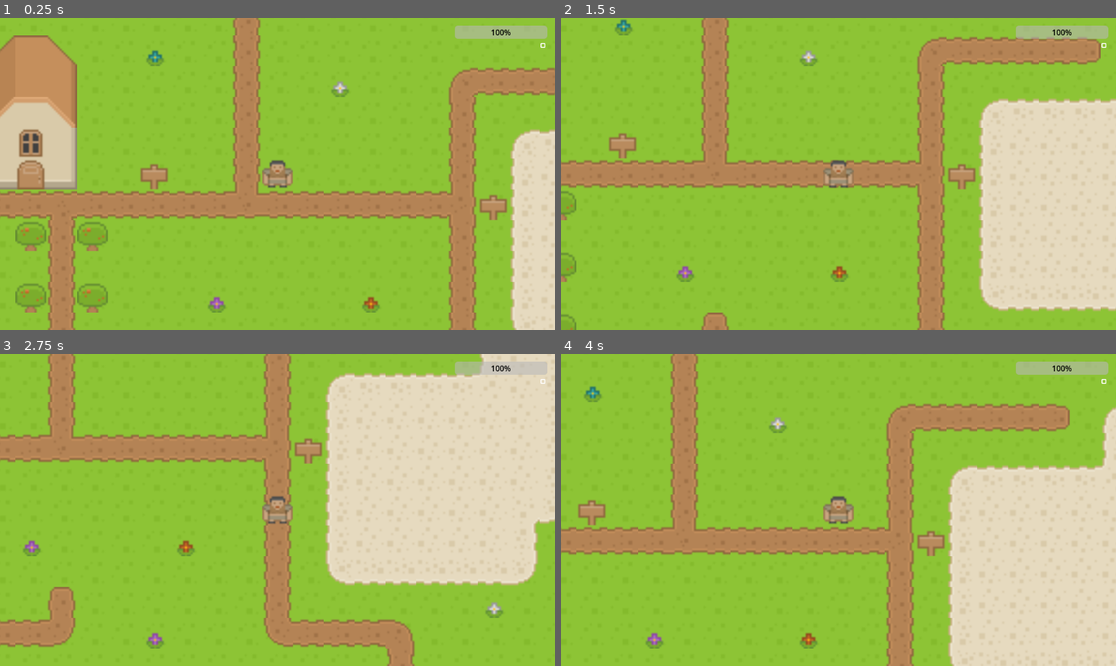
Above: before the commit, frames 1-4 (two rows, left to right).
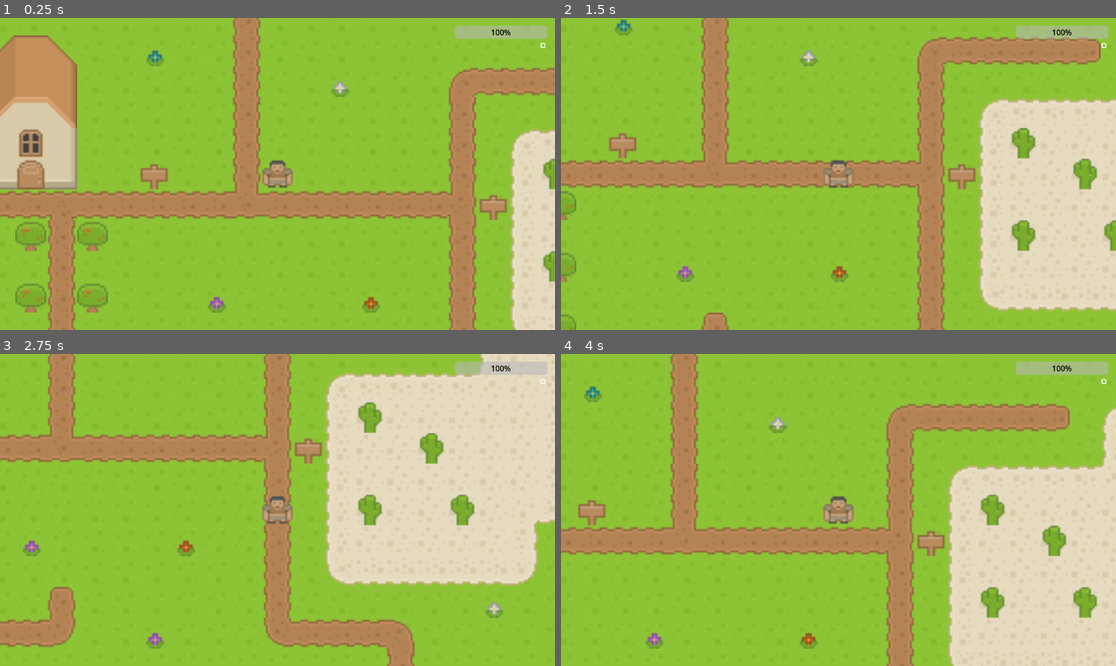
Above: after the commit, the same moments.

Repository: Wroztee/phm-simple-rpg
Game: Godot game, scene res://scenes/World.tscn
The game is run twice, just before and just after one commit, with the same random seed, the same clock (stepped at 60 frames per second) and the same inputs.
Inputs:
- Up to frame 1 (0.25 s): no input
- Up to frame 2 (1.5 s): tap Enter at 0.5 s; hold D (Right) 0.53-1.28 s; hold Space (Action) 0.53-1.28 s; hold S (Down) from 1.28 s (still down); tap Space (Action) at 1.35 s
- Up to frame 3 (2.75 s): release S (Down) at 2.03 s; hold D (Right) from 2.03 s (still down); hold Space (Action) from 2.03 s (still down)
- Up to frame 4 (4 s): release D (Right) at 2.78 s; release Space (Action) at 2.78 s; hold W (Up) 2.78-3.53 s; tap Space (Action) at 2.85 s; hold A (Left) from 3.53 s (still down); hold Space (Action) from 3.53 s (still down)

The runs differ from the first frame. In frame 1, 0.3% of the frame differs, in the area x 97-100%, y 44-85%; in frame 2, 1.1%; in frame 3, 1.3%, in the area x 64-86%, y 15-56%; in frame 4, 1.3%.

Commit message:
Unstaged .godot, updated camera movement and fixed GUI of messages

Diff:
--- a/scenes/InfoPanel.tscn
+++ b/scenes/InfoPanel.tscn
@@ -1,59 +1,68 @@
-[gd_scene load_steps=8 format=2]
+[gd_scene load_steps=8 format=3 uid="uid://bmdeddq4vad76"]
 
-[ext_resource path="res://sprites/pack/roguelikeSheet_transparent.png" type="Texture2D" id=1]
-[ext_resource path="res://scripts/InfoPanel.gd" type="Script" id=2]
-[ext_resource path="res://sprites/ui/UIbg.png" type="Texture2D" id=3]
-[ext_resource path="res://fonts/kenvector_future.ttf" type="FontFile" id=4]
+[ext_resource type="Texture2D" uid="uid://cwgsnyy8ditkf" path="res://sprites/pack/roguelikeSheet_transparent.png" id="1"]
+[ext_resource type="Script" path="res://scripts/InfoPanel.gd" id="2"]
+[ext_resource type="Texture2D" uid="uid://5aychnrs15bo" path="res://sprites/ui/UIbg.png" id="3"]
+[ext_resource type="FontFile" uid="uid://mpe86homv2rs" path="res://fonts/kenvector_future.ttf" id="4"]
 
-[sub_resource type="CircleShape2D" id=1]
+[sub_resource type="CircleShape2D" id="1"]
 radius = 8.0
 
-[sub_resource type="CircleShape2D" id=2]
+[sub_resource type="CircleShape2D" id="2"]
 radius = 16.0
 
-[sub_resource type="FontFile" id=3]
-outline_size = 1
-outline_color = Color( 0, 0, 0, 1 )
-font_data = ExtResource( 4 )
+[sub_resource type="FontFile" id="3"]
+fallbacks = Array[Font]([ExtResource("4")])
+cache/0/16/0/ascent = 0.0
+cache/0/16/0/descent = 0.0
+cache/0/16/0/underline_position = 0.0
+cache/0/16/0/underline_thickness = 0.0
+cache/0/16/0/scale = 1.0
+cache/0/16/0/kerning_overrides/16/0 = Vector2(0, 0)
 
 [node name="InfoPanel" type="StaticBody2D"]
-script = ExtResource( 2 )
+script = ExtResource("2")
 
 [node name="CollisionShape2D" type="CollisionShape2D" parent="."]
-shape = SubResource( 1 )
+shape = SubResource("1")
 
 [node name="Sprite2D" type="Sprite2D" parent="."]
-texture = ExtResource( 1 )
+texture = ExtResource("1")
 region_enabled = true
-region_rect = Rect2( 323, 0, 16, 16 )
+region_rect = Rect2(323, 0, 16, 16)
 
 [node name="CloseArea" type="Area2D" parent="."]
 
 [node name="CollisionShape2D" type="CollisionShape2D" parent="CloseArea"]
-shape = SubResource( 2 )
+shape = SubResource("2")
 
 [node name="CanvasLayer" type="CanvasLayer" parent="."]
 
 [node name="TextureRect" type="TextureRect" parent="CanvasLayer"]
-visible = false
-self_modulate = Color( 0.760784, 0.662745, 0.623529, 1 )
+self_modulate = Color(0.760784, 0.662745, 0.623529, 1)
+anchors_preset = 5
 anchor_left = 0.5
 anchor_right = 0.5
 offset_left = -150.0
 offset_top = 120.0
-offset_right = 150.0
-offset_bottom = 240.0
-texture = ExtResource( 3 )
-expand = true
+offset_right = 215.0
+offset_bottom = 266.0
+grow_horizontal = 2
+texture = ExtResource("3")
+expand_mode = 1
 
 [node name="Label" type="Label" parent="CanvasLayer/TextureRect"]
+layout_mode = 1
+anchors_preset = -1
 anchor_right = 1.0
 anchor_bottom = 1.0
-theme_override_fonts/font = SubResource( 3 )
+offset_left = 4.0
+offset_top = 2.0
+offset_right = -2.0
+offset_bottom = -5.0
+theme_override_fonts/font = SubResource("3")
 text = "Press SPACE to enter the house."
-align = 1
-valign = 1
-autowrap = true
+autowrap_mode = 2
 
 [connection signal="area_entered" from="CloseArea" to="." method="_on_CloseArea_area_entered"]
 [connection signal="area_exited" from="CloseArea" to="." method="_on_CloseArea_area_exited"]
--- a/scenes/World.tscn
+++ b/scenes/World.tscn
@@ -14,7 +14,8 @@
 
 [node name="Environment" type="Node2D" parent="."]
 
-[node name="Ground" type="TileMap" parent="Environment"]
+[node name="TileMap" type="TileMap" parent="Environment"]
+z_index = -6
 tile_set = ExtResource("1")
 format = 2
 layer_0/name = "grnd"
@@ -52,6 +53,7 @@
 position = Vector2(472, 384)
 
 [node name="Cacti" type="Node2D" parent="Environment"]
+z_index = 4
 
 [node name="Cactus" parent="Environment/Cacti" instance=ExtResource("5")]
 position = Vector2(744, 424)
--- a/scripts/Camera.gd
+++ b/scripts/Camera.gd
@@ -11,6 +11,8 @@
 		target = get_node(target_path)
 		position = target.position
 
-func _process(delta):
+		target.moved.connect(move_to_position)
+
+func move_to_position():
 	if target != null:
 		position = target.position
--- a/scripts/Player.gd
+++ b/scripts/Player.gd
@@ -2,6 +2,7 @@
 
 
 @export var speed: float = 4
+signal moved
 
 const TILE_SIZE = 16
 
@@ -41,6 +42,7 @@
 	$RayCast2D.force_raycast_update()
 	if !$RayCast2D.is_colliding():
 		position += direction * TILE_SIZE
+		moved.emit()
 		return true
 	return false
 
Not shown: 1 places in scenes/World.tscn that only renumber resources
